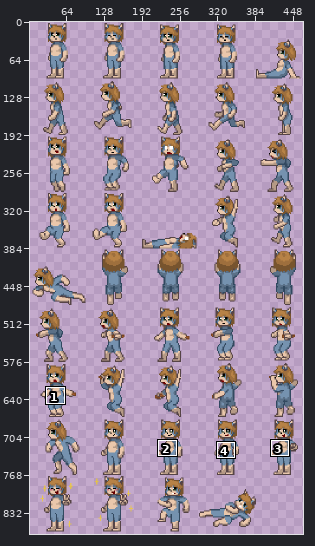
Sprite sheet, stored at assets/Sprites/Azzy/AzzySheet.png. The picture above shows the old version from afar; the outline marks the close-up.
Close-up. Earlier state:
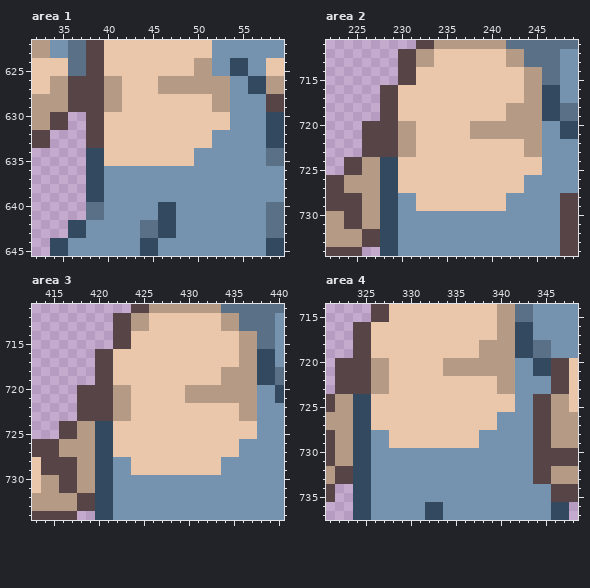
The file is 480x960 pixels. Shown: area 1: x 32..59, y 622..645; area 2: x 222..249, y 711..734; area 3: x 413..440, y 711..734; area 4: x 321..348, y 714..737. The wide view leaves out empty margins. The commit also changed other parts of the picture, which this record leaves out.
The same view after the edit:
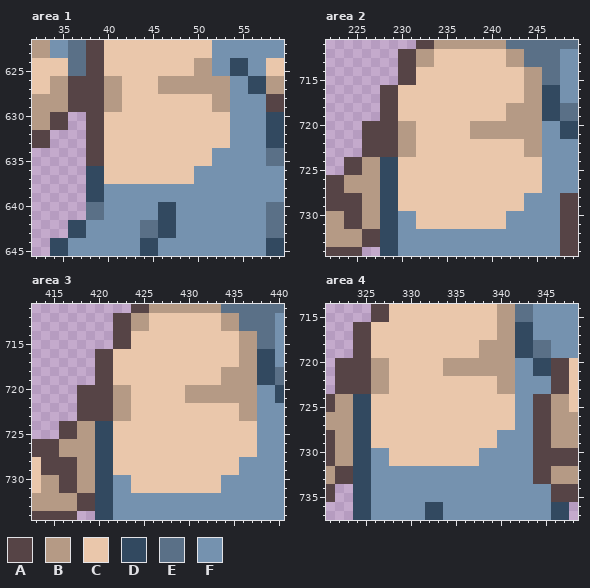
Palette (. is transparent): A #564446  B #b59a85  C #eac7ab  D #324960  E #5a7087  F #7592af
The edit:
{"where": "area 1"}
{"y":632,"x":52,"old":"FF","new":"CC"}
{"y":633,"x":52,"old":"FF","new":"CC"}
{"y":634,"x":38,"old":"DD","new":"AA"}
{"y":634,"x":50,"old":"FF","new":"CC"}
{"y":635,"x":38,"old":"DD","new":"AA"}
{"y":635,"x":50,"old":"FF","new":"CC"}
{"y":636,"x":40,"old":"FFFFFFFFFF","new":"CCCCCCCCCC"}
{"y":637,"x":40,"old":"FFFFFFFFFF","new":"CCCCCCCCCC"}
{"where": "area 2"}
{"y":726,"x":244,"old":"FF","new":"CC"}
{"y":727,"x":244,"old":"FF","new":"CC"}
{"y":728,"x":230,"old":"FF","new":"CC"}
{"y":728,"x":242,"old":"FF","new":"CC"}
{"y":729,"x":230,"old":"FF","new":"CC"}
{"y":729,"x":242,"old":"FF","new":"CC"}
{"y":730,"x":232,"old":"FFFFFFFFFF","new":"CCCCCCCCCC"}
{"y":731,"x":232,"old":"FFFFFFFFFF","new":"CCCCCCCCCC"}
{"where": "area 3"}
{"y":726,"x":436,"old":"FF","new":"CC"}
{"y":727,"x":436,"old":"FF","new":"CC"}
{"y":728,"x":422,"old":"FF","new":"CC"}
{"y":728,"x":434,"old":"FF","new":"CC"}
{"y":729,"x":422,"old":"FF","new":"CC"}
{"y":729,"x":434,"old":"FF","new":"CC"}
{"y":730,"x":424,"old":"FFFFFFFFFF","new":"CCCCCCCCCC"}
{"y":731,"x":424,"old":"FFFFFFFFFF","new":"CCCCCCCCCC"}
{"where": "area 4"}
{"y":726,"x":340,"old":"FF","new":"CC"}
{"y":727,"x":340,"old":"FF","new":"CC"}
{"y":728,"x":326,"old":"FF","new":"CC"}
{"y":728,"x":338,"old":"FF","new":"CC"}
{"y":729,"x":326,"old":"FF","new":"CC"}
{"y":729,"x":338,"old":"FF","new":"CC"}
{"y":730,"x":328,"old":"FFFFFFFFFF","new":"CCCCCCCCCC"}
{"y":731,"x":328,"old":"FFFFFFFFFF","new":"CCCCCCCCCC"}
